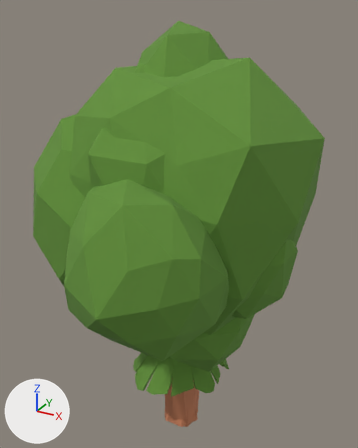
The FBX model Assets/Resources/Models/Location/trees.fbx as it was, and as the next commit left it.
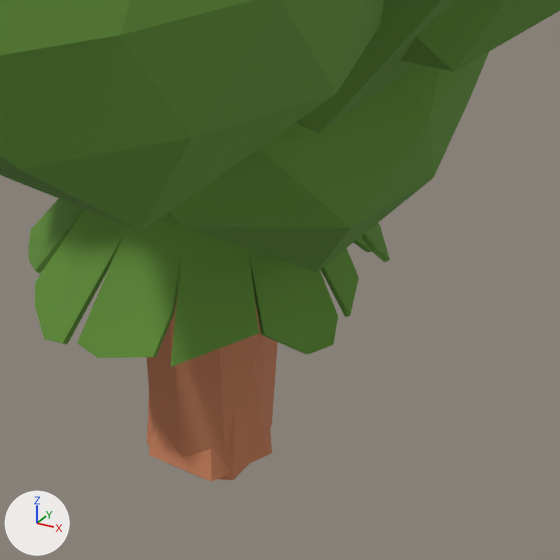
Each version is shown whole from a 50 mm lens placed at (4.74, -8.74, 9.75), pointed at (-0.11, 0.08, 5.34), then close up on the part from 35% to 76% of the width and 67% to 100% of the height. Arrows for +X, +Y and +Z are at lower left; the lights stay in place. Where no turn or scale is listed for an object, it has been applied to the vertices.

Names of what the first close-up shows: 'Tree 1', 'Tree 5', 'Tree 6', 'Tree 7'.
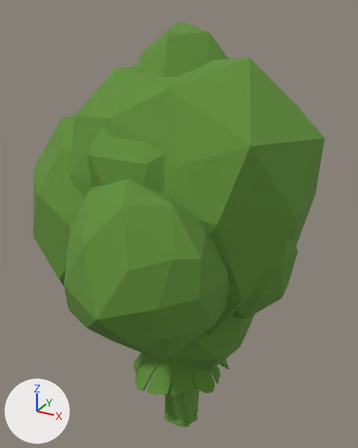
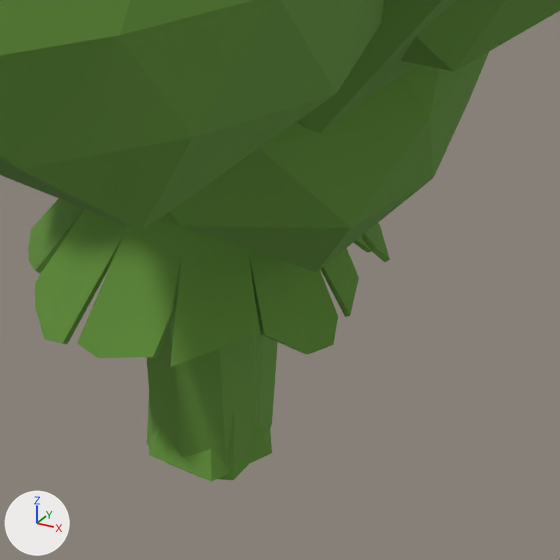
Where the newer file only moved an object's origin or applied its transform, the numbers keep the older frame.

Where the change shows, as pixel boxes [x1, y1, x2, y2] in the close-ups (560 x 560 px):
part 1 of me_cube_039, recoloured: [147, 292, 258, 464] in both
part 2 of me_cube_031, recoloured: [147, 302, 278, 480] in both
part 3 of me_cylinder_006, recoloured: [149, 423, 272, 482] in both

What the commit changed:
me_cube_031 has 341 vertices, 568 faces and spans x -3.04..2.61, y -3.72..2.55, z -0.34..8.23.
me_cube_031 is used by ob_tree_6; location (0.0, 0.0, 0.281).
me_cube_031 part 2: all 77 faces that had it switch from mat_tree (orange #c07c59) to mat_tree_001 (its picture is missing).
me_cube_039 has 84 vertices, 120 faces and spans x -2.44..2.74, y -2.2..2.96, z -0.32..8.61.
me_cube_039 is used by ob_tree_5; location (0.0, 0.0, 0.281).
me_cube_039 part 1: all 28 faces that had it switch from mat_tree (orange #c07c59) to mat_tree_001 (its picture is missing).
me_cylinder_006 has 570 vertices, 528 faces and spans x -1.23..1.11, y -1.13..1.12, z 0.0..6.64.
me_cylinder_006 is used by ob_tree_7; location (0.0, 0.0, 0.0).
me_cylinder_006 part 3: all 18 faces that had it switch from mat_tree (orange #c07c59) to mat_tree_001 (its picture is missing).
